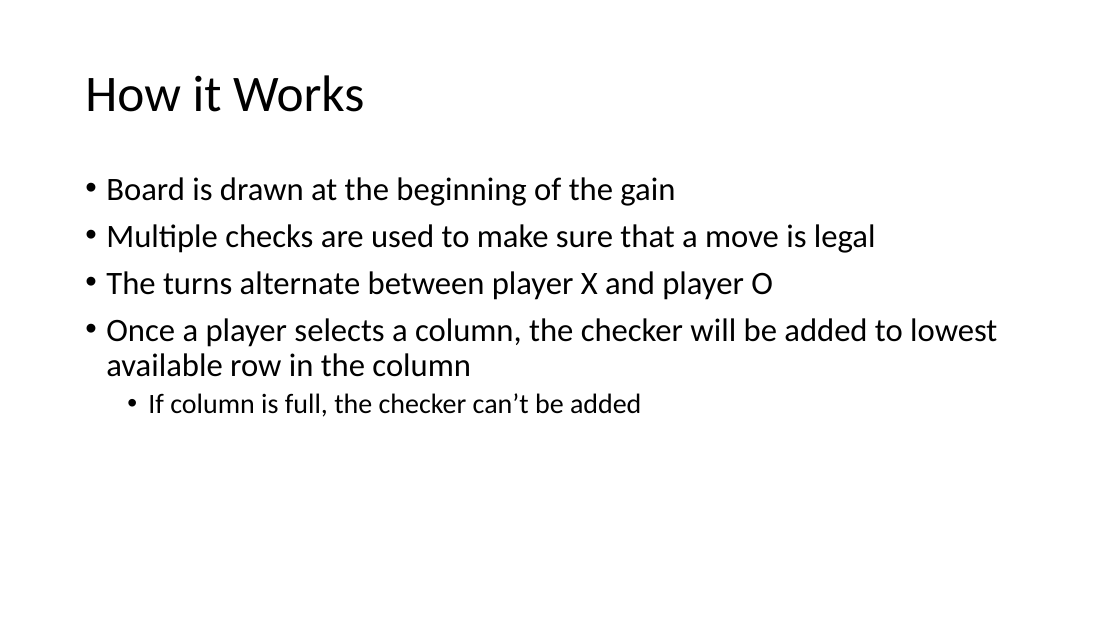
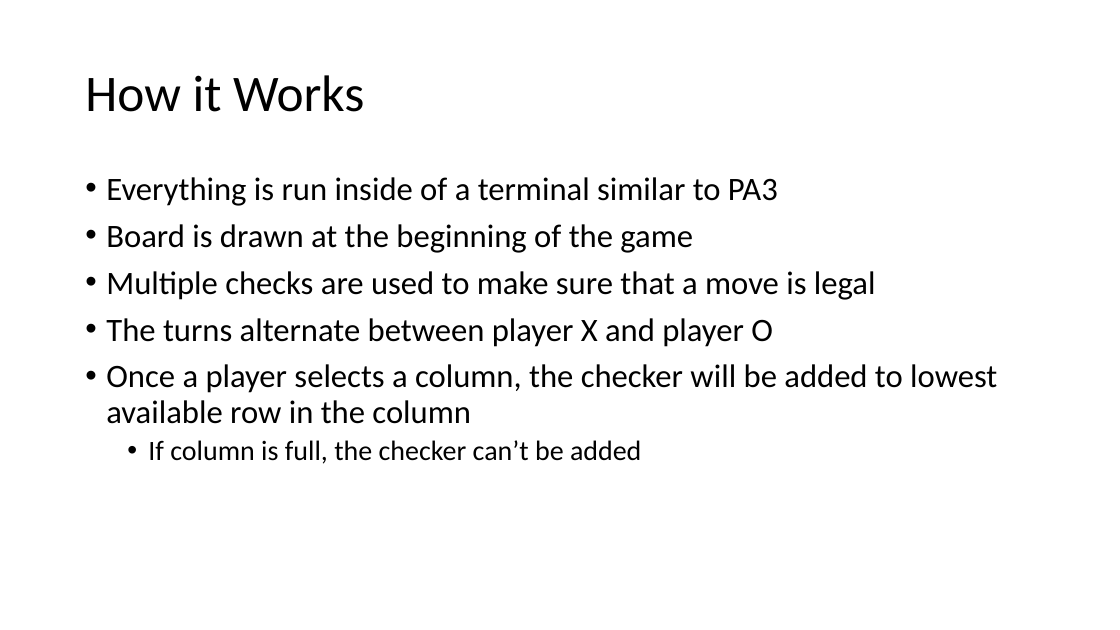
Before and after one commit to lizzyavery/EC327Project, a slide deck: slide 7 of doc/ProjectArchitecture.pptx. Drawn at 1120x630 pixels with LibreOffice and Linux fonts; fonts in the diff are those of the drawing. Boxes give left, top, right and bottom in pixels: in the first picture for what was removed or moved away, otherwise in the second. Text is boxed around its words. In the diff, an @@ line names an element or a change of style, - is before the commit and + after.

Commit message:
new

```diff
--- a/doc/ProjectArchitecture.pptx
+++ b/doc/ProjectArchitecture.pptx
@@ text at (106, 177, 778, 253): text changed @@
-• Board is drawn at the beginning of the gain
+• Everything is run inside of a terminal similar to PA3
+• Board is drawn at the beginning of the game
```
